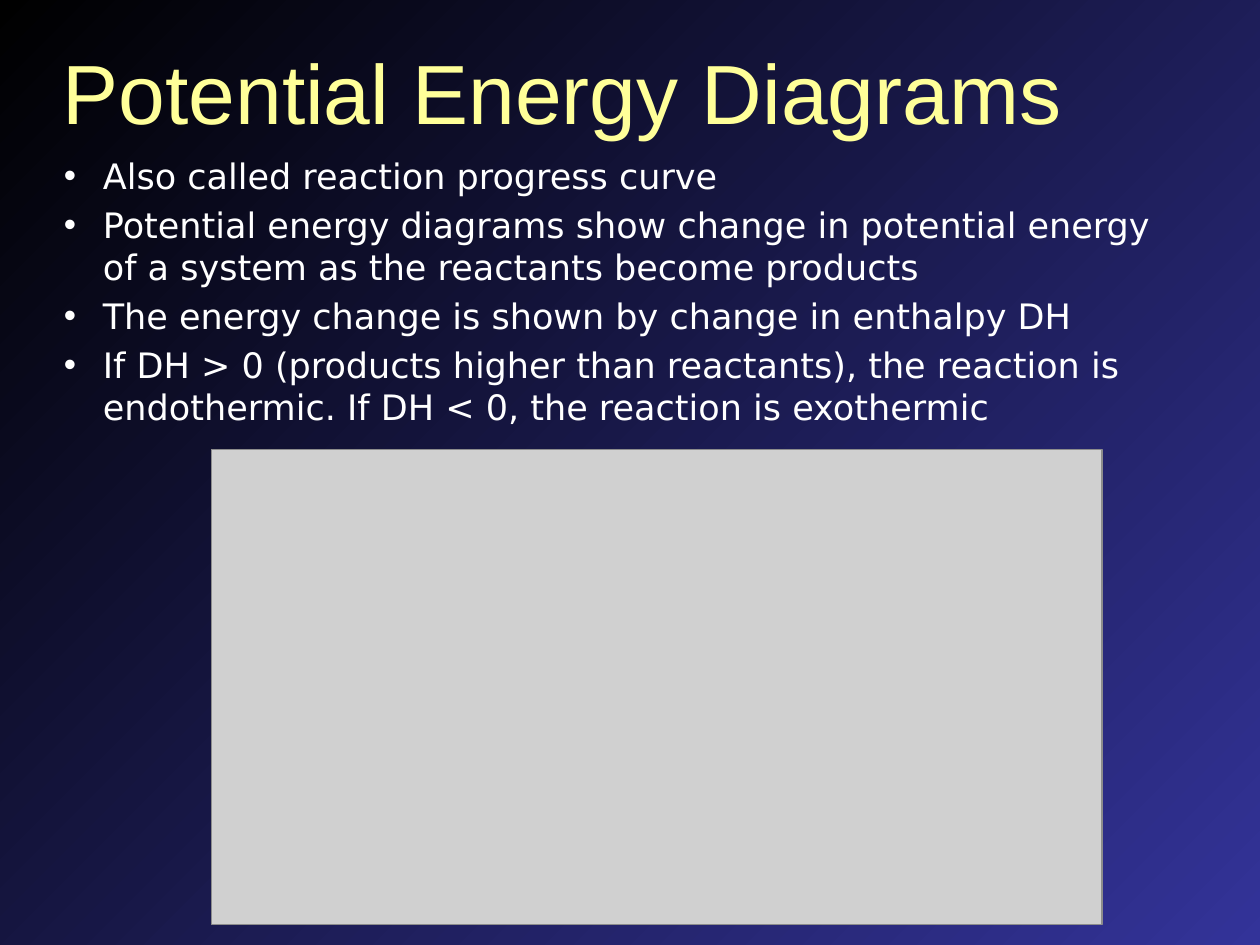
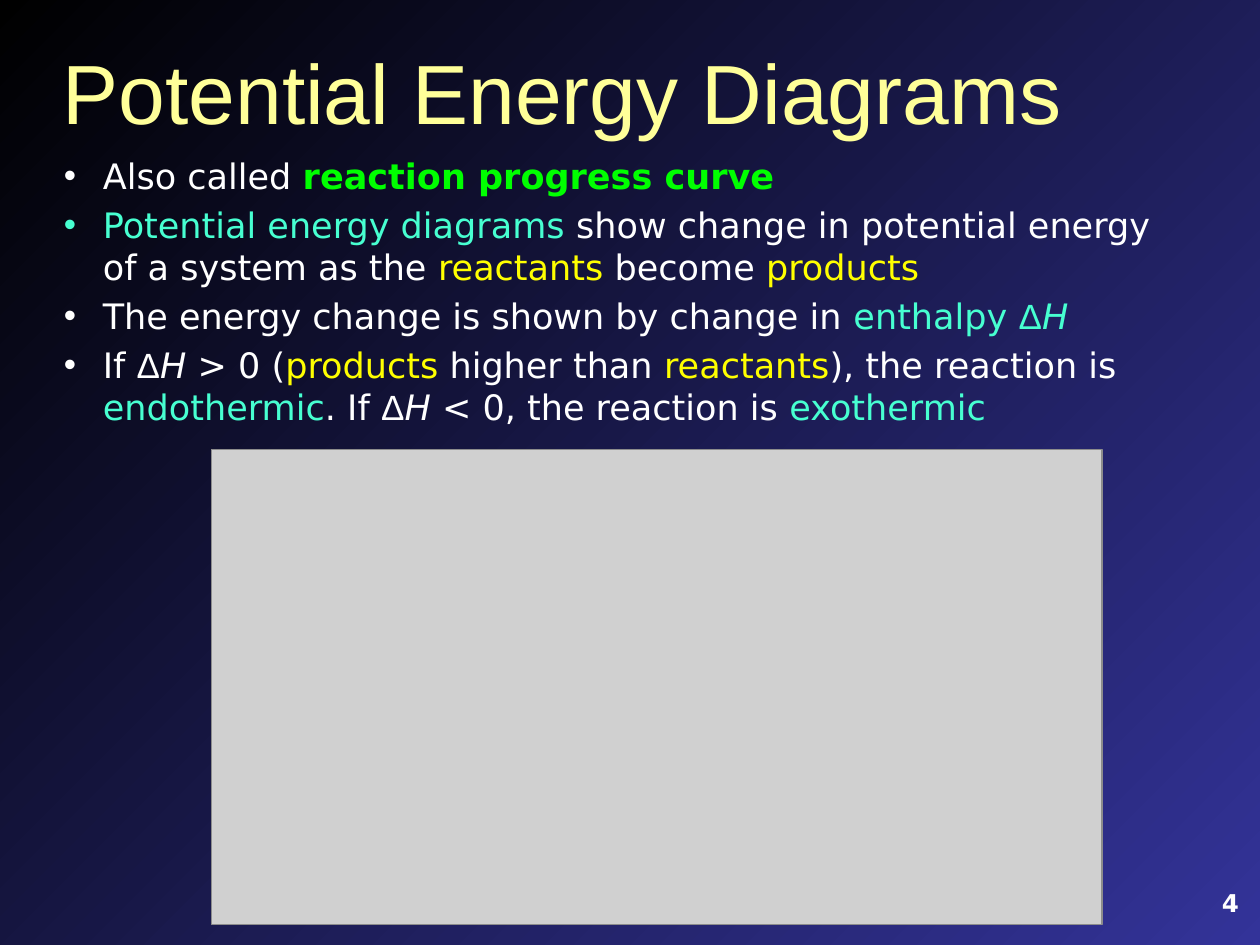
Before and after one commit to mavigozler/mavigozler.github.io, a slide deck: slide 4 of Teaching/Chemistry/Lecture Slides/FCC Chem 3A Chap 13 Content.pptx. Drawn at 1260x945 pixels with LibreOffice and Linux fonts; fonts in the diff are those of the drawing; grey boxes stand for pictures. Boxes give left, top, right and bottom in pixels: in the first picture for what was removed or moved away, otherwise in the second. Text is boxed around its words. In the diff, an @@ line names an element or a change of style, - is before the commit and + after.

```diff
--- a/Teaching/Chemistry/Lecture Slides/FCC Chem 3A Chap 13 Content.pptx
+++ b/Teaching/Chemistry/Lecture Slides/FCC Chem 3A Chap 13 Content.pptx
@@ text at box(103, 162, 1150, 288): text colour #FFFFFF to #00FF00, bold on in "reaction progress curve"; text colour #FFFFFF to #47FFD1 in "Potential energy diagrams"; text colour #FFFFFF to #FFFF00 in "reactants products" @@
@@ text at box(103, 302, 1116, 424): text changed @@
-• The energy change is shown by change in enthalpy DH
-• If DH > 0 (products higher than reactants), the reaction is endothermic. If DH < 0, the reaction is exothermic
+• The energy change is shown by change in enthalpy ΔH
+• If ΔH > 0 (products higher than reactants), the reaction is endothermic. If ΔH < 0, the reaction is exothermic
@@ page number added at box(1222, 894, 1239, 912), 14 pt, text #FFFFFF, bold @@
+4
```
Also in this commit, not shown: 12 other slides changed, 16 slides added, 6 slides removed, 8 other files.
